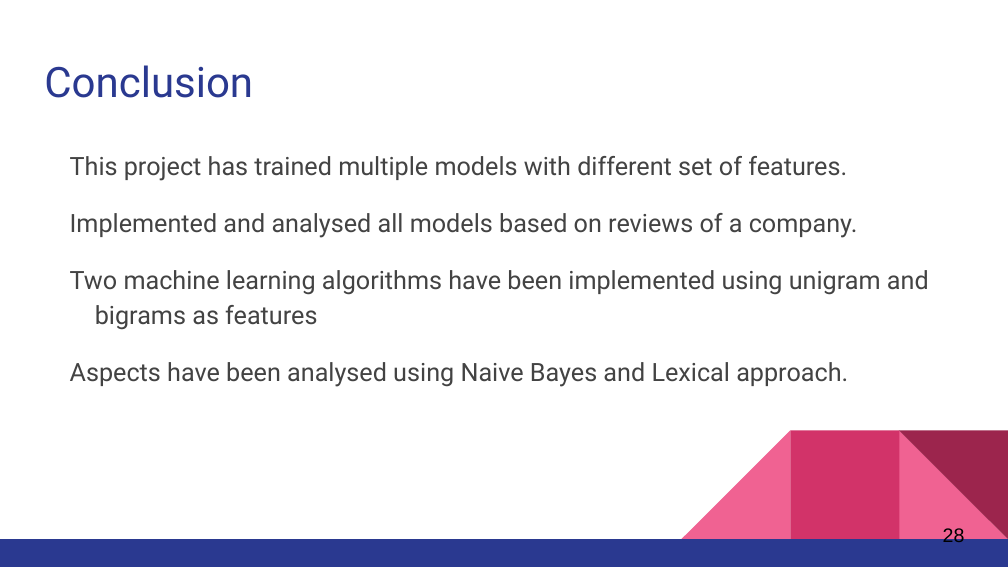
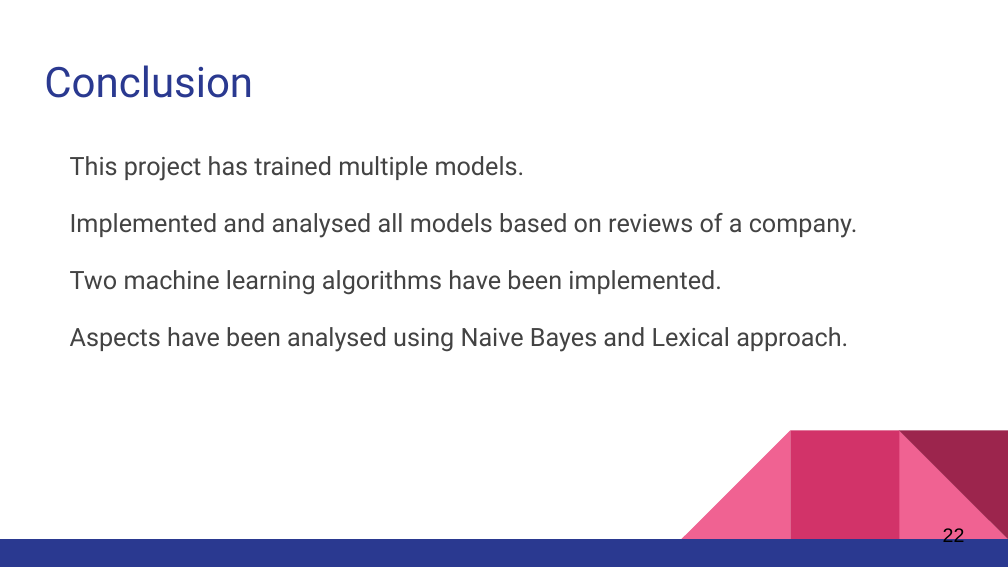
Before and after one commit to pranavshenoy/job_analysis, a slide deck: slide 22 of Presentation/final_presentation.pptx (slide 28 before the commit). Drawn at 1008x567 pixels with LibreOffice and Linux fonts; fonts in the diff are those of the drawing. Boxes give left, top, right and bottom in pixels: in the first picture for what was removed or moved away, otherwise in the second. Text is boxed around its words. In the diff, an @@ line names an element or a change of style, - is before the commit and + after.

Commit message:
project completed

```diff
--- a/Presentation/final_presentation.pptx
+++ b/Presentation/final_presentation.pptx
@@ text at [70,156,525,181]: text changed @@
-This project has trained multiple models with different set of features.
+This project has trained multiple models.
@@ text at [70,270,722,295]: text changed @@
-Two machine learning algorithms have been implemented using unigram and bigrams as features
+Two machine learning algorithms have been implemented.
@@ page number at [943,526,965,546]: text changed @@
-28
+22
```
Also in this commit, not shown: 11 other slides changed, 7 slides added, 8 slides removed, 26 other files.
